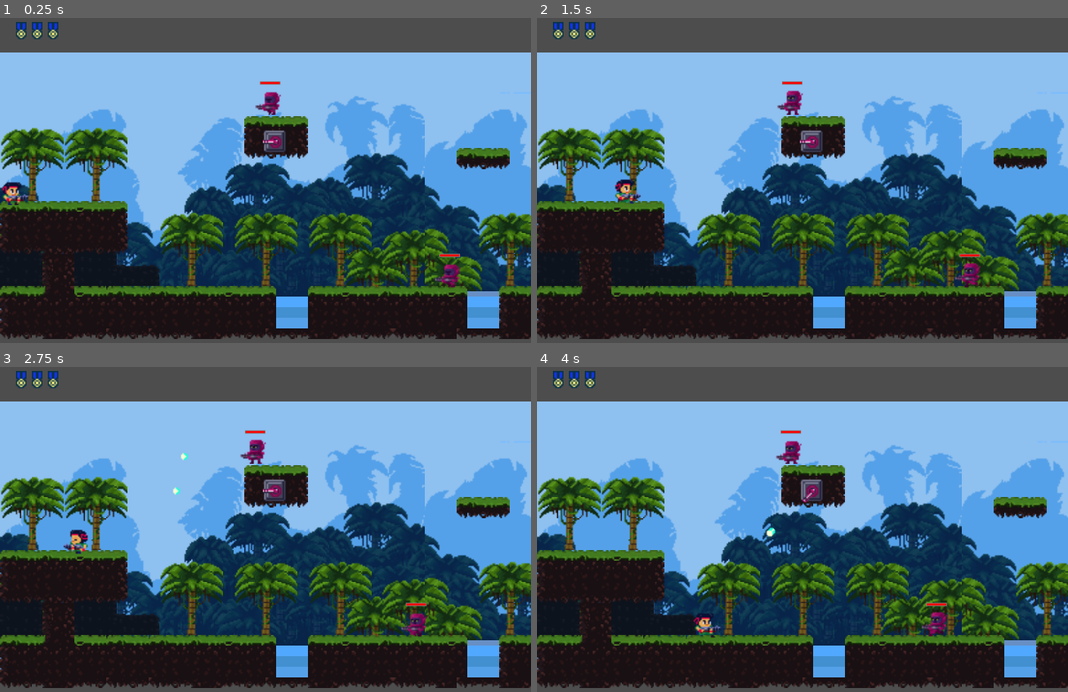
Above: before the commit, frames 1-4 (two rows, left to right).
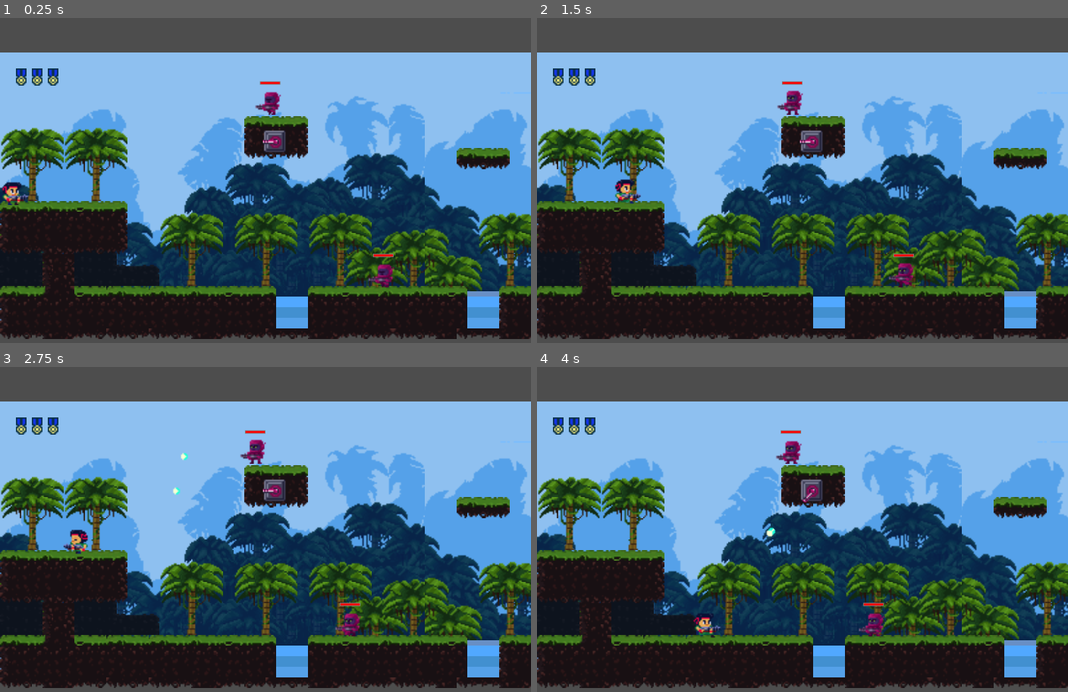
Above: after the commit, the same moments.

Repository: YugeCse/first-blood
Game: Godot game, scene res://scenes/tscns/main_scene.tscn
Same seed, same stepped clock (60 frames per second), same inputs: the game is played once before the commit and once after it.
Inputs:
- Up to frame 1 (0.25 s): no input
- Up to frame 2 (1.5 s): hold Right (ui_right) from 0.53 s (still down)
- Up to frame 3 (2.75 s): release Right (ui_right) at 2.03 s; hold Left (ui_left) from 2.03 s (still down)
- Up to frame 4 (4 s): release Left (ui_left) at 2.78 s; hold Right (ui_right) from 2.78 s (still down)

The runs differ from the first frame. In frame 1, 1.1% of the frame differs, in the area x 3-87%, y 1-83%; in frame 2, 1.1%; in frame 3, 1.1%; in frame 4, 1.1%, in the area x 3-78%, y 1-83%.

Commit message:
#更新HUD的显示位置

Diff:
--- a/project.godot
+++ b/project.godot
@@ -29,6 +29,7 @@
 
 window/size/viewport_width=1200
 window/size/viewport_height=840
+window/stretch/aspect="expand"
 window/stretch/scale=3.0
 
 [global_group]
--- a/scenes/scripts/main_scene.gd
+++ b/scenes/scripts/main_scene.gd
@@ -4,9 +4,18 @@
 @onready
 var player = $Camera2D/Player
 
+@onready
+var camera = $Camera2D
+
+@onready
+var hud_container = $HUDContainer
+
 func _ready() -> void:
 	pass
 
+func _physics_process(delta: float) -> void:
+	hud_container.offset.x = absf(get_screen_position().x)
+
 ## 把子节点添加到相机中
 func add_child_to_camera(child: Node):
-	$Camera2D.add_child(child)
+	camera.add_child(child)
--- a/scenes/tscns/main_scene.tscn
+++ b/scenes/tscns/main_scene.tscn
@@ -2257,9 +2257,11 @@
 
 [node name="MainScene" type="Control"]
 clip_contents = true
-custom_minimum_size = Vector2(10000, 210)
+custom_minimum_size = Vector2(2000, 210)
 layout_mode = 3
 anchors_preset = 0
+offset_right = 2000.0
+offset_bottom = 210.0
 script = ExtResource("1_iqqi7")
 
 [node name="Camera2D" type="Camera2D" parent="."]
@@ -2272,8 +2274,8 @@
 
 [node name="Background" type="ColorRect" parent="Camera2D"]
 custom_minimum_size = Vector2(10000, 210)
-offset_right = 40.0
-offset_bottom = 40.0
+offset_right = 10000.0
+offset_bottom = 210.0
 color = Color(0.4576946, 0.6837173, 0.99011046, 0.68235296)
 
 [node name="BgImg7" type="TextureRect" parent="Camera2D/Background"]
@@ -2324,29 +2326,6 @@
 offset_bottom = 180.0
 texture = ExtResource("2_hdif8")
 
-[node name="HUDContainer" type="CanvasLayer" parent="Camera2D"]
-
-[node name="PlayerLifeContainer" type="HBoxContainer" parent="Camera2D/HUDContainer"]
-offset_left = 12.0
-offset_top = 12.0
-offset_right = 44.0
-offset_bottom = 27.0
-
-[node name="TextureRect" type="TextureRect" parent="Camera2D/HUDContainer/PlayerLifeContainer"]
-layout_mode = 2
-texture = ExtResource("3_hktbw")
-stretch_mode = 4
-
-[node name="TextureRect2" type="TextureRect" parent="Camera2D/HUDContainer/PlayerLifeContainer"]
-layout_mode = 2
-texture = ExtResource("3_hktbw")
-stretch_mode = 4
-
-[node name="TextureRect3" type="TextureRect" parent="Camera2D/HUDContainer/PlayerLifeContainer"]
-layout_mode = 2
-texture = ExtResource("3_hktbw")
-stretch_mode = 4
-
 [node name="MapContainer" type="Node" parent="Camera2D"]
 
 [node name="BackendTileMapLayer" type="TileMapLayer" parent="Camera2D/MapContainer"]
@@ -2381,6 +2360,8 @@
 curve = SubResource("Curve2D_hktbw")
 
 [node name="PatrolEnemy2PathFollow2D" type="PathFollow2D" parent="Camera2D/EnemyContainer/PatrolEnemy2Path2D"]
+position = Vector2(-49.759953, 0)
+progress = 49.76
 rotates = false
 
 [node name="Enemy2" parent="Camera2D/EnemyContainer/PatrolEnemy2Path2D/PatrolEnemy2PathFollow2D" node_paths=PackedStringArray("patrol_path", "patrol_path_follow") instance=ExtResource("16_hktbw")]
@@ -2392,3 +2373,28 @@
 position = Vector2(10, 104)
 platform_floor_layers = 4294967294
 platform_wall_layers = 2
+
+[node name="HUDContainer" type="CanvasLayer" parent="."]
+layer = 0
+follow_viewport_enabled = true
+
+[node name="PlayerLifeContainer" type="HBoxContainer" parent="HUDContainer"]
+offset_left = 12.0
+offset_top = 12.0
+offset_right = 44.0
+offset_bottom = 27.0
+
+[node name="TextureRect" type="TextureRect" parent="HUDContainer/PlayerLifeContainer"]
+layout_mode = 2
+texture = ExtResource("3_hktbw")
+stretch_mode = 4
+
+[node name="TextureRect2" type="TextureRect" parent="HUDContainer/PlayerLifeContainer"]
+layout_mode = 2
+texture = ExtResource("3_hktbw")
+stretch_mode = 4
+
+[node name="TextureRect3" type="TextureRect" parent="HUDContainer/PlayerLifeContainer"]
+layout_mode = 2
+texture = ExtResource("3_hktbw")
+stretch_mode = 4
